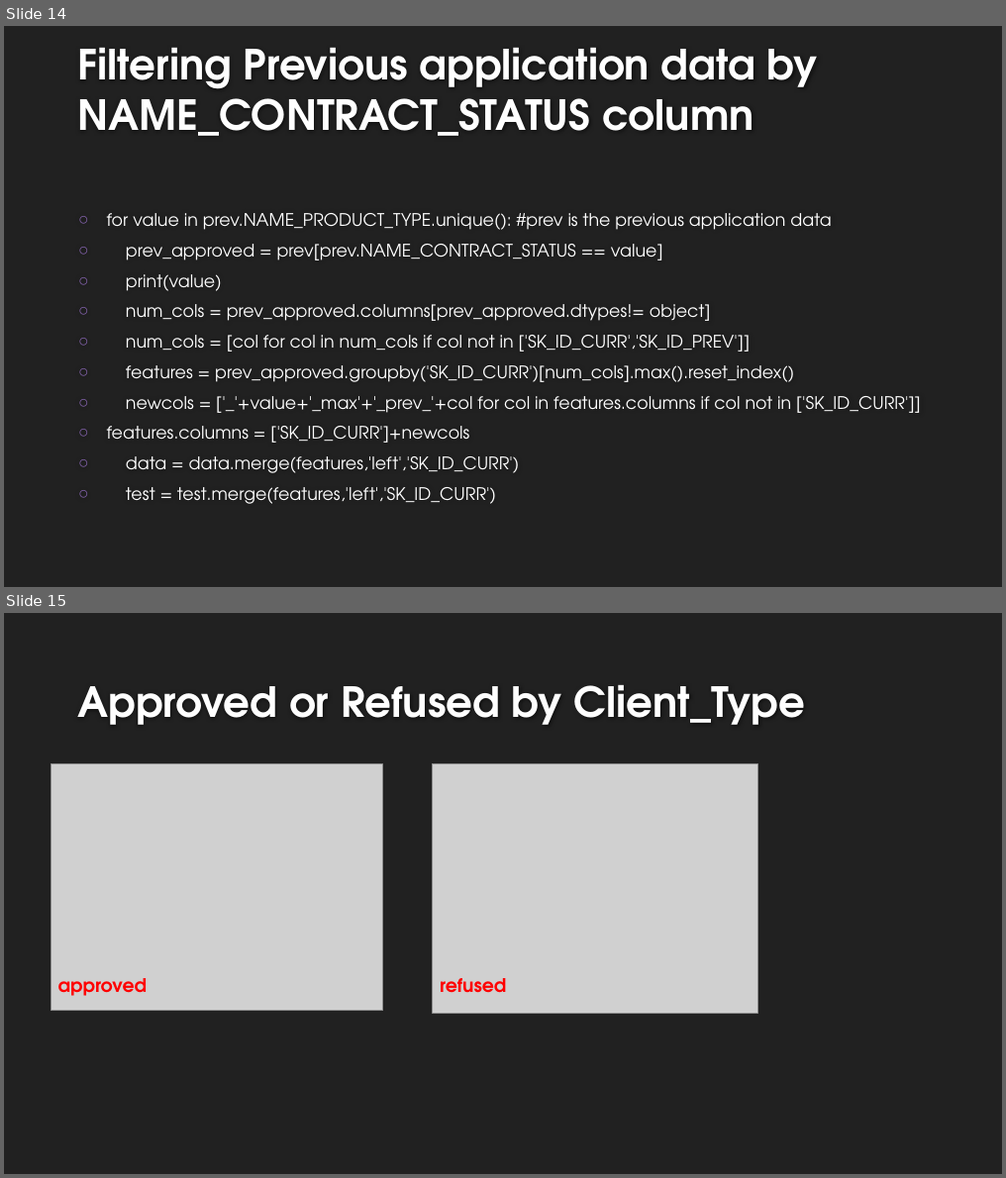
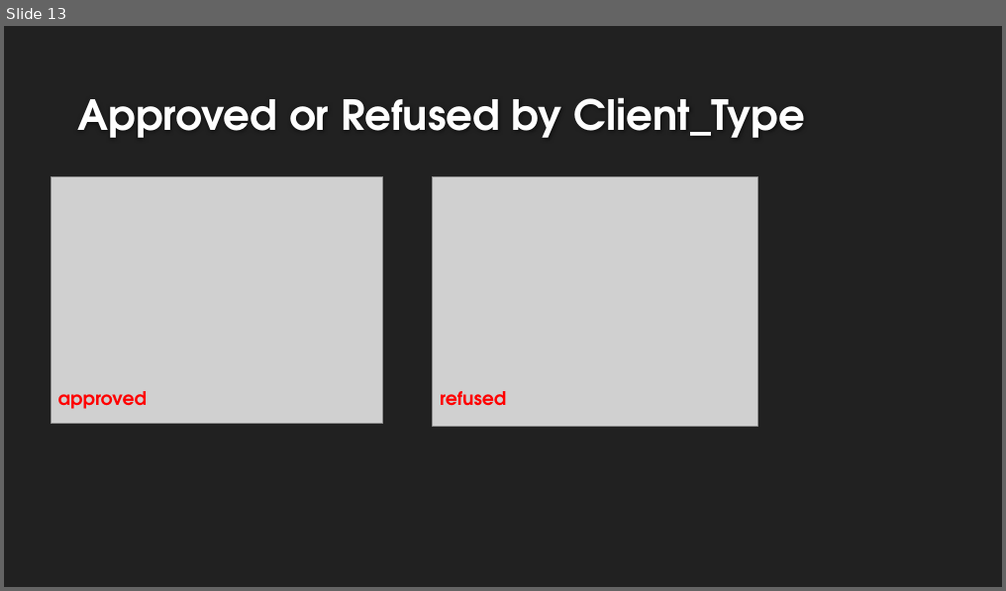
Before and after one commit to EtienneLardeur/P7_Scoring, a slide deck: P7_Support.pptx. Shown one above the other, each under a label of ours: slides 14 and 15 before the commit, slide 13 after it. The pictures are 1006x1178 and 1006x591 pixels, drawn with LibreOffice and Linux fonts; fonts in the diff are those of the drawing; grey boxes stand for pictures; background and template pictures are left out. Boxes give left, top, right and bottom in pixels: in the first picture for what was removed or moved away, otherwise in the second. Text is boxed around its words. In the diff, an @@ line names an element or a change of style, - is before the commit and + after.

```diff
--- a/P7_Support.pptx
+++ b/P7_Support.pptx
@@ slide 14 removed at box(4, 26, 1002, 587), background #212121 @@
@@ title removed at box(78, 47, 818, 136) @@
-Filtering Previous application data by NAME_CONTRACT_STATUS column
@@ text removed at box(107, 213, 921, 504) @@
-○ for value in prev.NAME_PRODUCT_TYPE.unique(): #prev is the previous application data
-○ prev_approved = prev[prev.NAME_CONTRACT_STATUS == value]
-○ print(value)
-○ num_cols = prev_approved.columns[prev_approved.dtypes!= object]
-○ num_cols = [col for col in num_cols if col not in ['SK_ID_CURR','SK_ID_PREV']]
-○ features = prev_approved.groupby('SK_ID_CURR')[num_cols].max().reset_index()
-○ newcols = ['_'+value+'_max'+'_prev_'+col for col in features.columns if col not in ['SK_ID_CURR']]
-○ features.columns = ['SK_ID_CURR']+newcols
-○ data = data.merge(features,'left','SK_ID_CURR')
-○ test = test.merge(features,'left','SK_ID_CURR')
@@ what was slide 15 is now slide 13 @@
```
Also in this commit, not shown: 1 slide added, 3 other slides removed, 2 other files.
